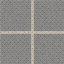
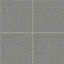
Layered file, before and after one edit (64x64). Changes by layer:
hid "lines3" over (x1=0, y1=0, x2=64, y2=64)
